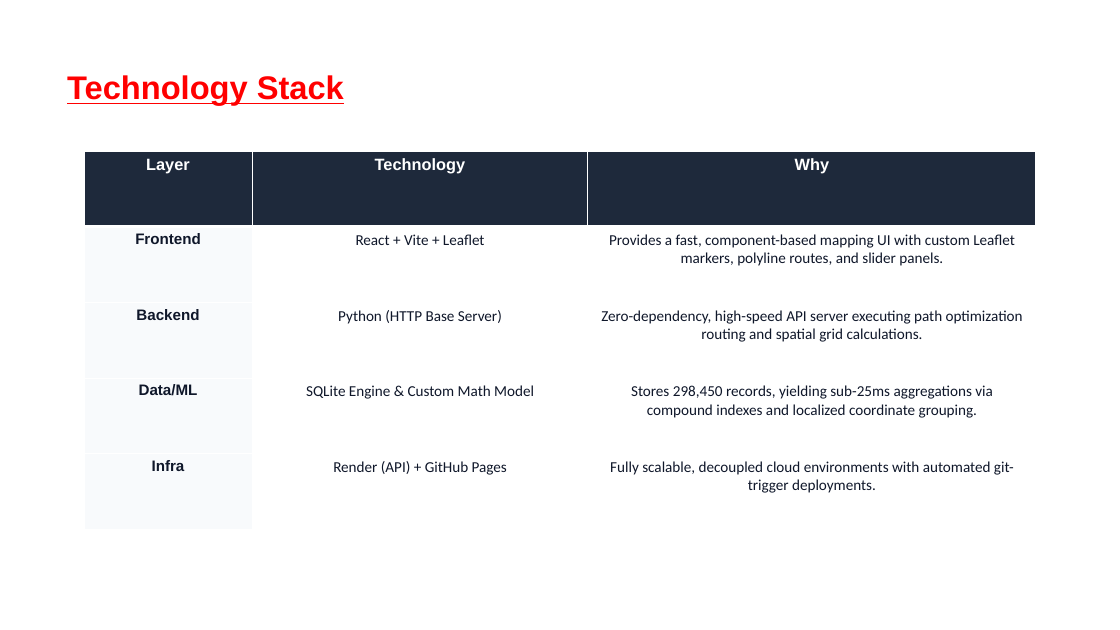
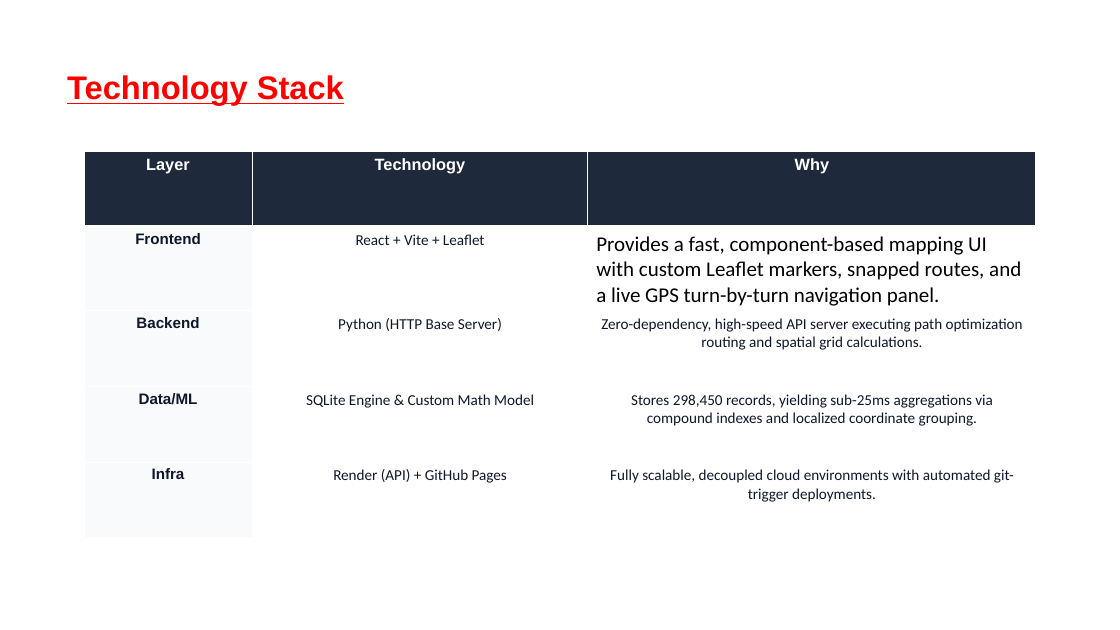
Before and after one commit to sb01022006/ai-parking-congestion-intelligence, a slide deck: slide 7 of Flikart_Grid_Lock_hackathon_Round_2_Confluent.pptx. Drawn at 1120x630 pixels with LibreOffice and Linux fonts; fonts in the diff are those of the drawing; background and template pictures are left out. Boxes give left, top, right and bottom in pixels: in the first picture for what was removed or moved away, otherwise in the second. Text is boxed around its words. In the diff, an @@ line names an element or a change of style, - is before the commit and + after.

```diff
--- a/Flikart_Grid_Lock_hackathon_Round_2_Confluent.pptx
+++ b/Flikart_Grid_Lock_hackathon_Round_2_Confluent.pptx
@@ table at [84, 151, 1036, 529] @@
-row 2, column 3: Provides a fast, component-based mapping UI with custom Leaflet markers, polyline routes, and slider panels.
+row 2, column 3: Provides a fast, component-based mapping UI with custom Leaflet markers, snapped routes, and a live GPS turn-by-turn navigation panel.
```
Also in this commit, not shown: 1 other slide changed.
